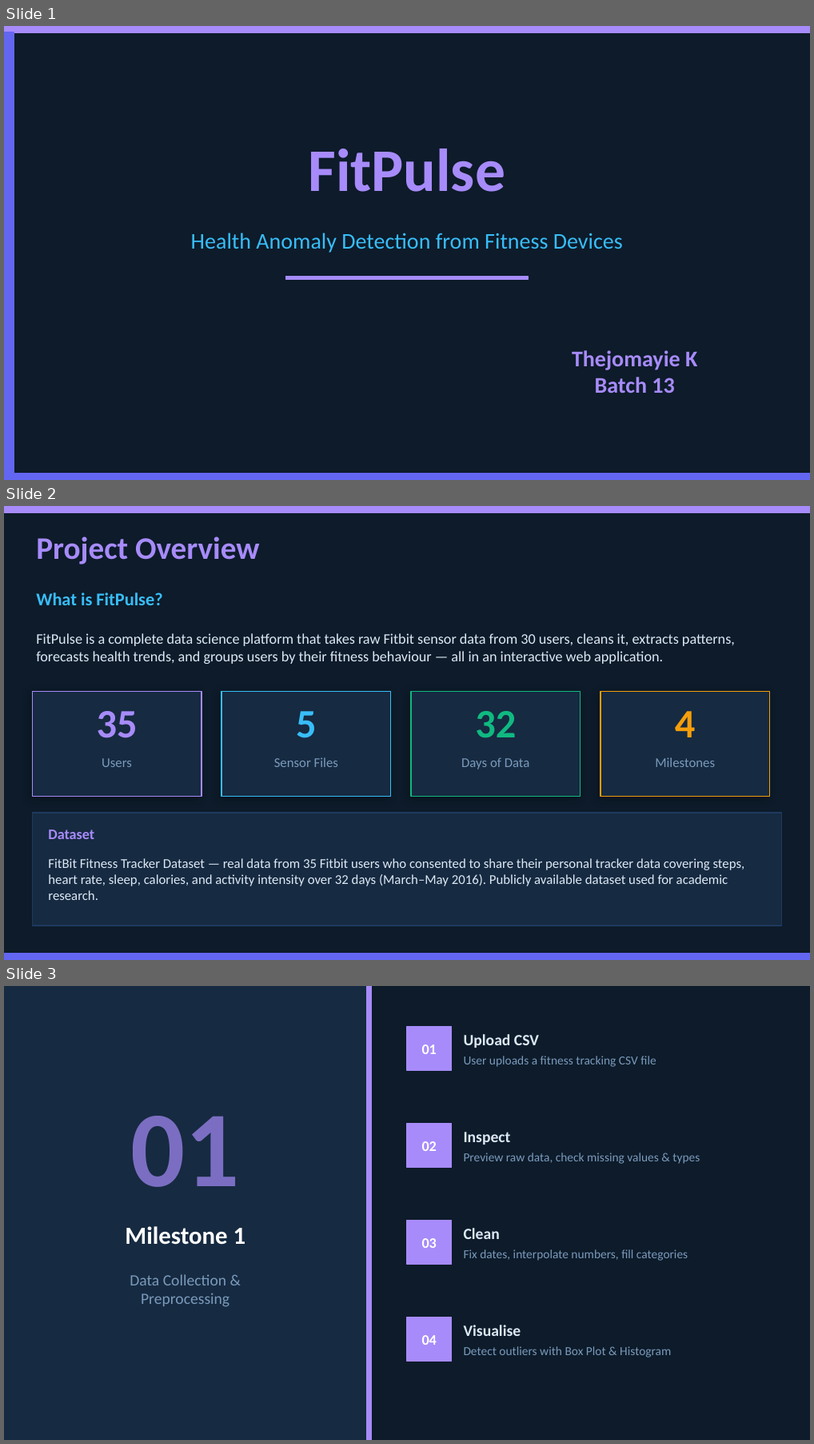
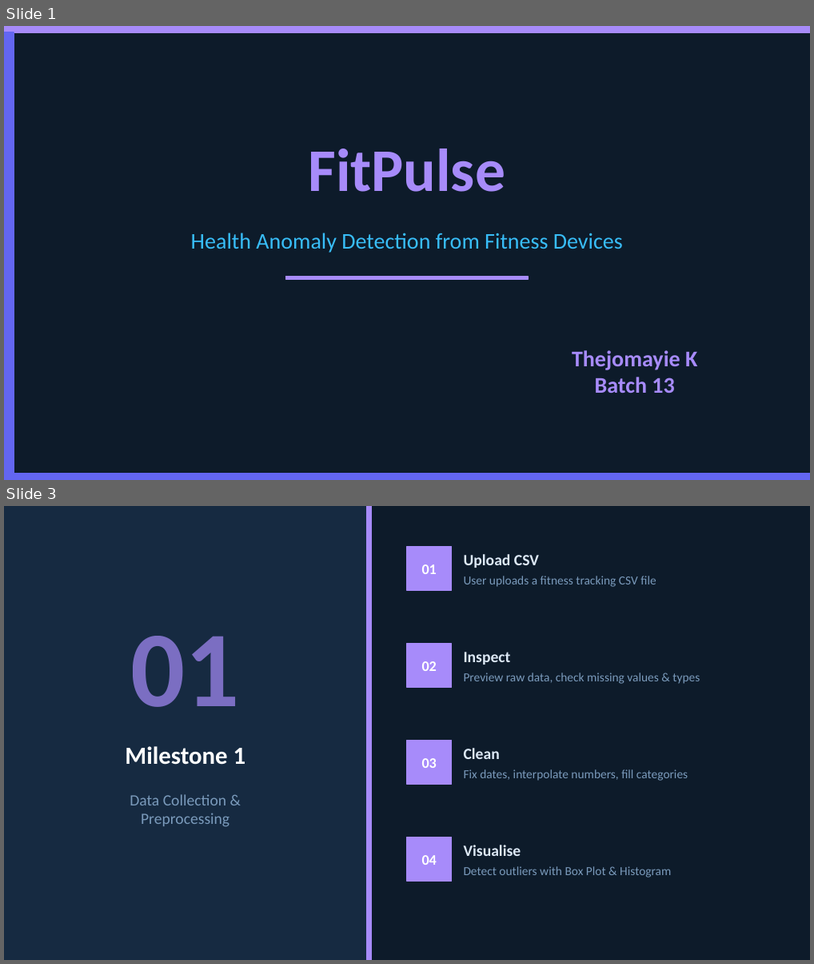
Before and after one commit to Thejomayie09/FitPulse-Health-Anomaly-Detection-from-Fitness-Devices-1, a slide deck: Documentation/Fitpulse_Documentation_final.pptx. Shown one above the other, each under a label of ours: slides 1, 2 and 3 before the commit, slides 1 and 3 after it; the slides between them are not shown. The pictures are 814x1444 and 814x964 pixels, drawn with LibreOffice and Linux fonts; fonts in the diff are those of the drawing. Boxes give left, top, right and bottom in pixels: in the first picture for what was removed or moved away, otherwise in the second. Text is boxed around its words. In the diff, an @@ line names an element or a change of style, - is before the commit and + after.

```diff
--- a/Documentation/Fitpulse_Documentation_final.pptx
+++ b/Documentation/Fitpulse_Documentation_final.pptx
@@ slide 2 removed at <box>4,506,810,960</box>, background #0D1B2A @@
@@ rectangle removed at <box>4,506,810,512</box> @@
@@ text removed at <box>36,536,259,564</box> @@
-Project Overview
@@ text removed at <box>36,592,162,605</box> @@
-What is FitPulse?
@@ text removed at <box>36,633,735,664</box> @@
-FitPulse is a complete data science platform that takes raw Fitbit sensor data from 30 users, cleans it, extracts patterns, forecasts health trends, and groups users by their fitness behaviour — all in an interactive web application.
@@ rectangle removed at <box>32,692,202,796</box> @@
@@ rectangle removed at <box>222,692,391,796</box> @@
@@ rectangle removed at <box>411,692,581,796</box> @@
@@ rectangle removed at <box>601,692,770,796</box> @@
@@ text removed at <box>97,711,138,738</box> @@
-35
@@ text removed at <box>296,711,317,738</box> @@
-5
@@ text removed at <box>475,711,516,738</box> @@
-32
@@ text removed at <box>675,711,696,737</box> @@
-4
@@ text removed at <box>102,758,132,767</box> @@
-Users
@@ text removed at <box>274,757,338,767</box> @@
-Sensor Files
@@ text removed at <box>462,757,530,769</box> @@
-Days of Data
@@ text removed at <box>655,757,715,767</box> @@
-Milestones
@@ rectangle removed at <box>32,812,782,925</box> @@
@@ text removed at <box>48,829,94,839</box> @@
-Dataset
@@ text removed at <box>48,858,746,900</box> @@
-FitBit Fitness Tracker Dataset — real data from 35 Fitbit users who consented to share their personal tracker data covering steps, heart rate, sleep, calories, and activity intensity over 32 days (March–May 2016). Publicly available dataset used for academic research.
@@ rectangle removed at <box>4,952,810,959</box> @@
```
Also in this commit, not shown: 6 slides changed, 5 slides added, 10 other slides removed, 1 other file.
